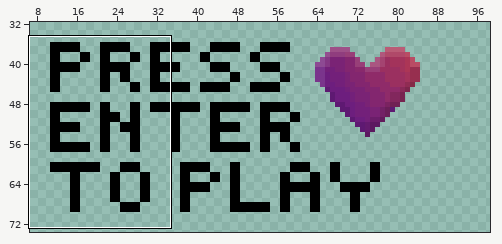
Two versions of one sprite sheet, img/debut1.png. Above, an overview of the earlier version with the close-up marked.
Close-up. The starting point:
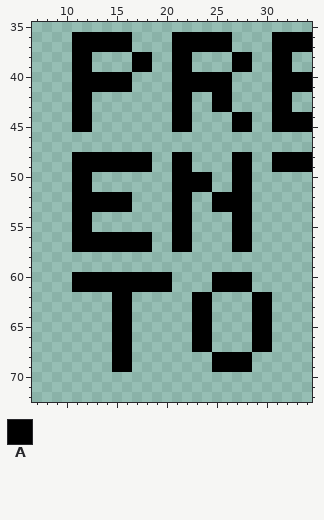
The file is 400x400 pixels, drawn in blocks of 4x4; one block is one cell here. Colours within 5 levels of each other are drawn and written as one. Shown: x 7..34, y 35..72. The wide view leaves out empty margins. The commit also changed other parts of the picture, which this record leaves out.
Palette (. is transparent): A #000000
Pixels before, first column x 11:
36 AAAAAA....AAAAAA....AAAA
37 AAAAAA....AAAAAA....AAAA
38 AA....AA..AA....AA..AA..
39 AA....AA..AA....AA..AA..
40 AAAAAA....AAAAAA....AAAA
41 AAAAAA....AAAAAA....AAAA
42 AA........AA..AA....AA..
43 AA........AA..AA....AA..
44 AA........AA....AA..AAAA
45 AA........AA....AA..AAAA
46 ........................
47 ........................
48 AAAAAAAA..AA....AA..AAAA
49 AAAAAAAA..AA....AA..AAAA
50 AA........AAAA..AA......
51 AA........AAAA..AA......
52 AAAAAA....AA..AAAA......
53 AAAAAA....AA..AAAA......
54 AA........AA....AA......
55 AA........AA....AA......
56 AAAAAAAA..AA....AA......
57 AAAAAAAA..AA....AA......
58 ........................
59 ........................
60 AAAAAAAAAA....AAAA......
61 AAAAAAAAAA....AAAA......
62 ....AA......AA....AA....
63 ....AA......AA....AA....
64 ....AA......AA....AA....
65 ....AA......AA....AA....
66 ....AA......AA....AA....
67 ....AA......AA....AA....
68 ....AA........AAAA......
69 ....AA........AAAA......
Now the later version:
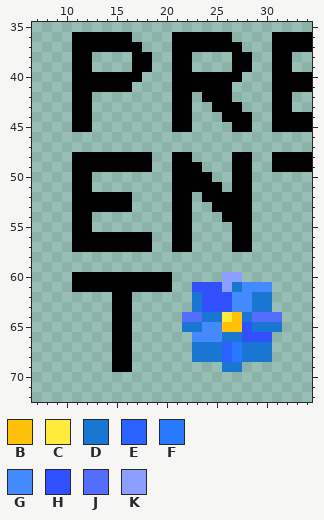
Colours new in this view: B #ffc107  C #ffeb3b  D #1976d2  E #2962ff  F #2979ff  G #448aff  H #304ffe  J #536dfe  K #8c9eff
Diff:
Changed rows in their new state; - is an unchanged pixel.
first column x 17:
37 A---------A
40 A---------A
42 -------A---
43 ----------A
44 ---------A-
first column x 23:
49 A---
51 --A-
52 -A--
54 ---A
first column x 22:
60 ---.KK.---
61 -HHHKDGGG-
62 -DHHHGGDD-
63 -DHHHGGDD-
64 JJDDCBDJJJ
65 DDGGBBHDDD
66 -GGGDDHHH-
67 -DDDEFDDD-
68 -DDDEFDDD-
69 ---.DD.---
